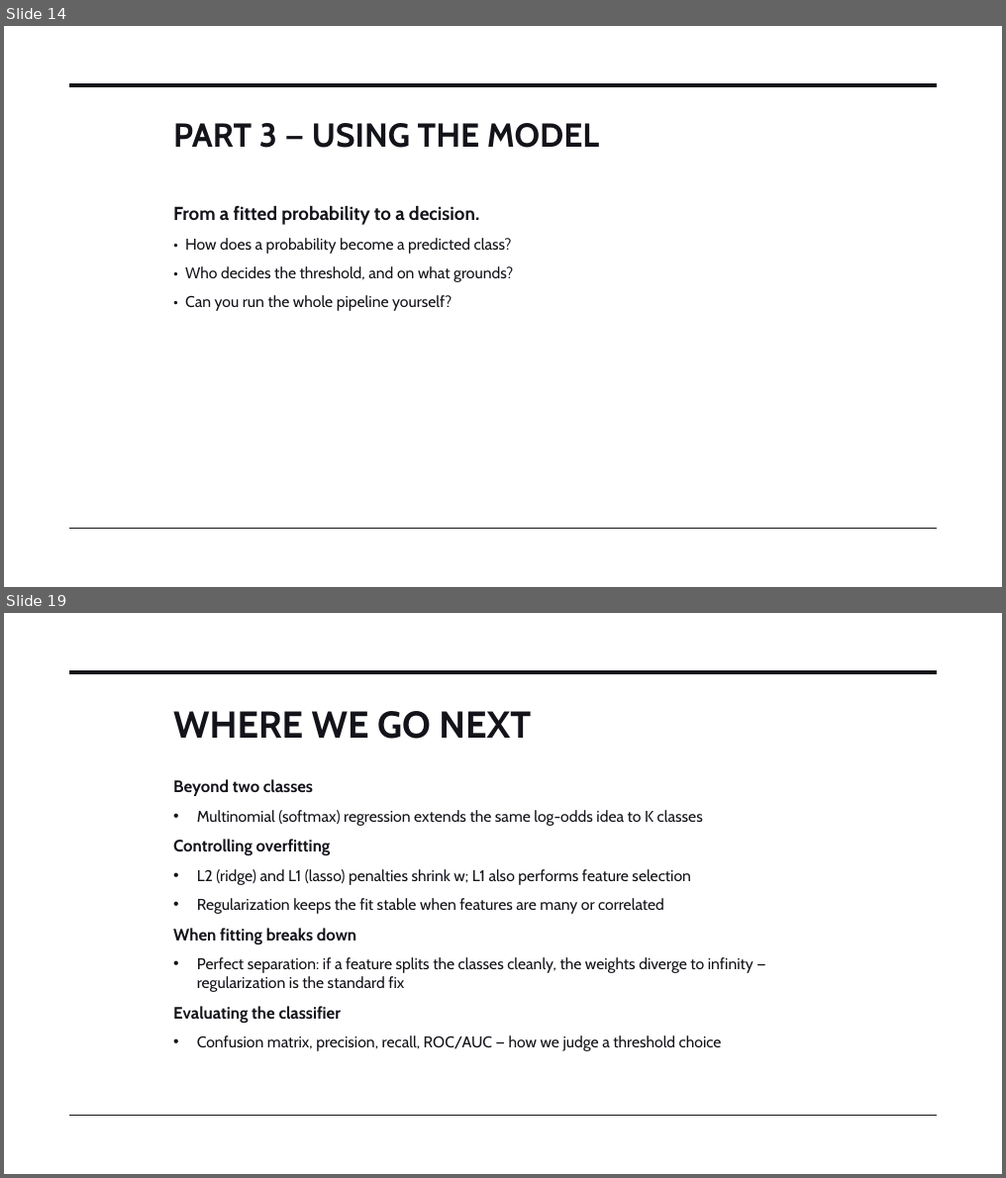
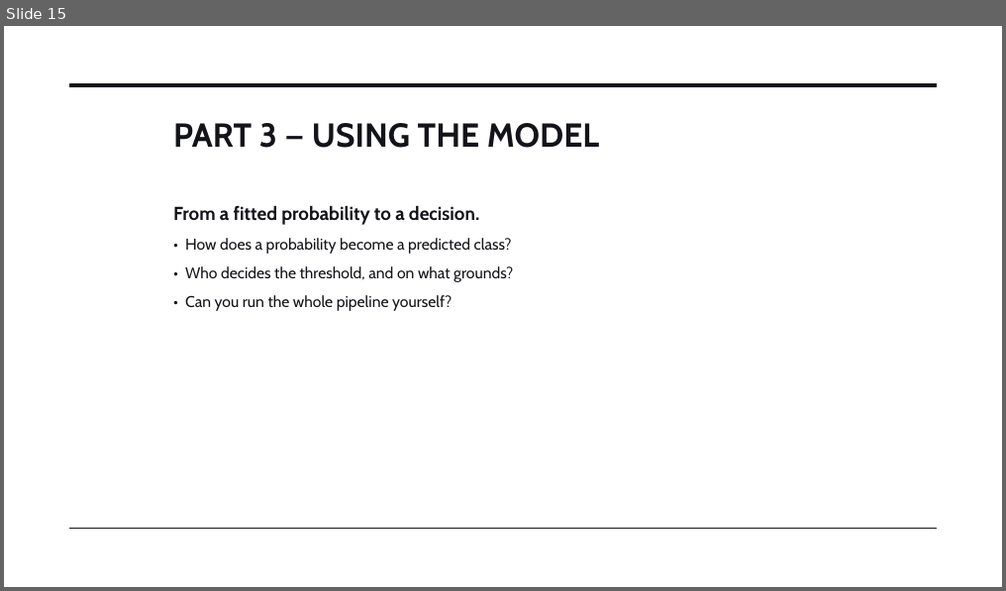
Before and after one commit to STAT-486-Fall-2026/course-content, a slide deck: slides/09-logistic-regression.pptx. Shown one above the other, each under a label of ours: slides 14 and 19 before the commit, slide 15 after it; the slides between them are not shown. The pictures are 1006x1178 and 1006x591 pixels, drawn with LibreOffice and Linux fonts; fonts in the diff are those of the drawing. Boxes give left, top, right and bottom in pixels: in the first picture for what was removed or moved away, otherwise in the second. Text is boxed around its words. In the diff, an @@ line names an element or a change of style, - is before the commit and + after.

Commit message:
add logistic regression slides

```diff
--- a/slides/09-logistic-regression.pptx
+++ b/slides/09-logistic-regression.pptx
@@ slide 19 removed at (4, 613, 1002, 1174), background #FFFFFF; not listed: 2 template elements that a slide beside it also shows @@
@@ text removed at (173, 711, 531, 739) @@
-WHERE WE GO NEXT
@@ text removed at (173, 779, 753, 1052) @@
-Beyond two classes
-• Multinomial (softmax) regression extends the same log-odds idea to K classes
-Controlling overfitting
-• L2 (ridge) and L1 (lasso) penalties shrink w; L1 also performs feature selection
-• Regularization keeps the fit stable when features are many or correlated
-When fitting breaks down
-• Perfect separation: if a feature splits the classes cleanly, the weights diverge to infinity — regularization is the standard fix
-Evaluating the classifier
-• Confusion matrix, precision, recall, ROC/AUC — how we judge a threshold choice
@@ what was slide 14 is now slide 15 @@
```
Also in this commit, not shown: 8 slides changed, 1 slide added, 1 other file.
